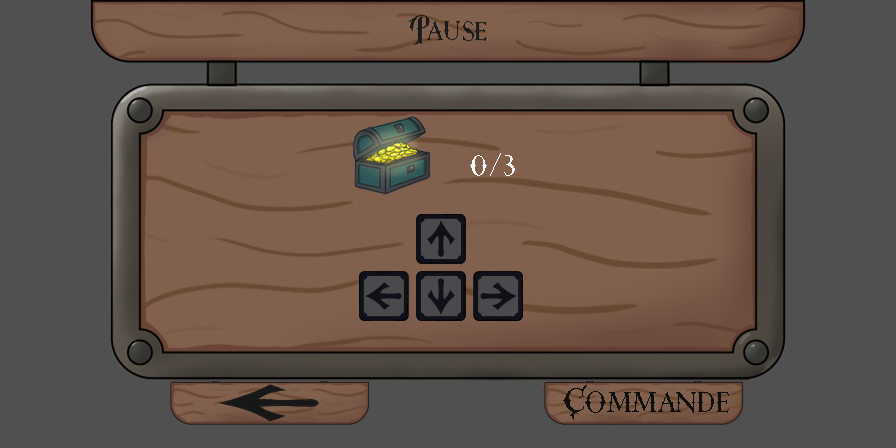
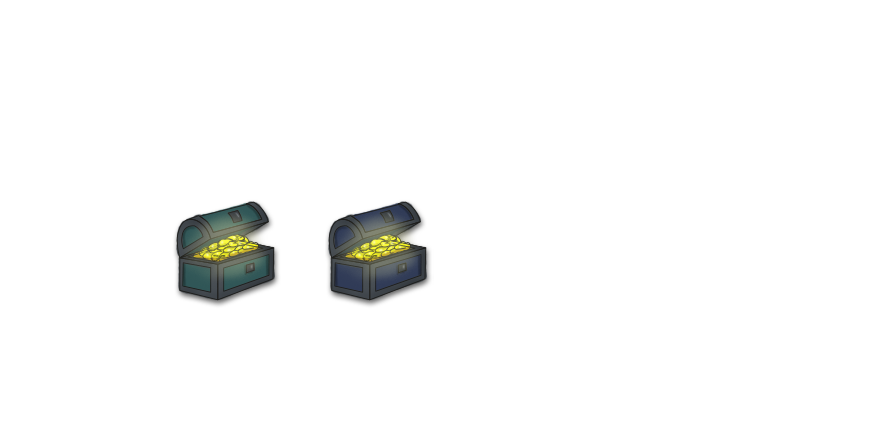
The second 896x448 image is a revision of the first. Changes to its layers:
removed group "Coffre" (2 layers) over [left=351, top=116, right=515, bottom=195]
added group "coffre-dévérouille" with 4 layers above "coffre_gris" over [left=172, top=199, right=736, bottom=309]
renamed "Panneau_Pause" to "coffre_rouge_menu", hid it, moved it into group "coffre-dévérouille", painted on it over [left=89, top=0, right=806, bottom=381]
removed layer "Bouton_retour" over [left=160, top=363, right=379, bottom=425]
removed layer "Bouton_commande" over [left=534, top=363, right=753, bottom=425]
added layer "coffre_bleu_menu" in group "coffre-dévérouille" over [left=325, top=199, right=434, bottom=309]
added layer "coffre_vert_menu" in group "coffre-dévérouille" over [left=172, top=199, right=281, bottom=309]
renamed "0/ 3" to "coffre_gris", moved it into group "coffre_gris", painted on it over [left=172, top=153, right=515, bottom=309]
renamed "Pause" to "bouton_retour_v2", hid it, painted on it over [left=126, top=25, right=490, bottom=436]
renamed "Coffre_Interface" to "panneau_pause", hid it, moved it out of group "Coffre", painted on it over [left=92, top=0, right=806, bottom=380]
removed layer "Bouton_fleche" over [left=359, top=214, right=523, bottom=321]
hid "Arrière-plan", painted on it over [left=0, top=0, right=896, bottom=448]
